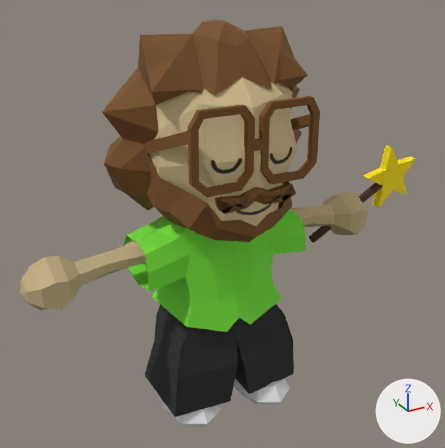
The glTF model public/3Dboy/perso_rigge.glb as it was, and as the next commit left it.
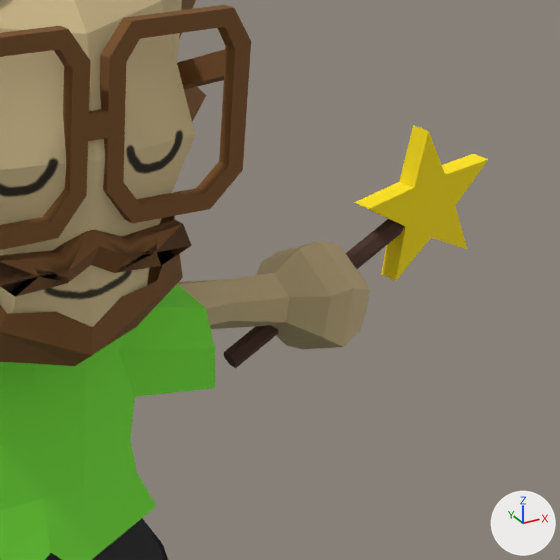
Each version appears first whole from a 50 mm camera at (-0.636, -1.204, 1.094) aimed at (0.043, 0.031, 0.477), and next in a close-up on the part from 49% to 100% of the width and 21% to 72% of the height. Lighting does not change. The marker at lower right points along +X, +Y and +Z. The older version's two pictures come first.

Before the edit, the objects in view are built like this:
```python
me_cylinder_003 = bpy.data.meshes.new('Cylinder.003')
me_cylinder_003.from_pydata(...)  # a 6-sided cylinder along z spanning x -0.01..0.01, y -0.011..0.011, z -0.12..0.12
me_cylinder_003.materials.append(mat_rest_mat)
me_et_001 = bpy.data.meshes.new('Et.001')
me_et_001.from_pydata(...)  # 22 vertices, 40 faces; spans x -0.0428..0.0428, y 0.0..0.014, z -0.0364..0.045
me_et_001.materials.append(mat_rest_mat_002)  # picture img_rest_skin
me_moustache = bpy.data.meshes.new('MOUSTACHE')
me_moustache.from_pydata(...)  # 42 vertices, 111 faces; spans x -0.094..0.095, y -0.202..-0.177, z 0.607..0.654
me_moustache.materials.append(mat_rest_mat)
ob_baton = bpy.data.objects.new('Baton', me_cylinder_003)
ob_baton.location = (0.405, -0.008, 0.453)
ob_baton.rotation_euler = (0.0, 1.082, 0.0)  # degrees (0, 62, 0)
ob_baton.scale = (1.0, 1.0, 1.06)
ob_etoile = bpy.data.objects.new('Etoile', me_et_001)
ob_etoile.location = (0.549, -0.02, 0.529)
ob_etoile.rotation_euler = (0.0, 1.082, 0.0)  # degrees (0, 62, 0)
ob_etoile.scale = (2.02, 1.72, 2.02)
ob_moustache = bpy.data.objects.new('MOUSTACHE', me_moustache)
ob_moustache.location = (0.0, 0.0, 0.0)
# also in view: 'PANT' at (0.0, -0.034, 0.202); 'HEAD' at (0.0, -0.019, 0.703); 'BODY' at (0.0, -0.016, 0.302); 'CHEMISE' at (0.0, -0.016, 0.409); 'BARBE' at (0.0, -0.095, 0.618)
```
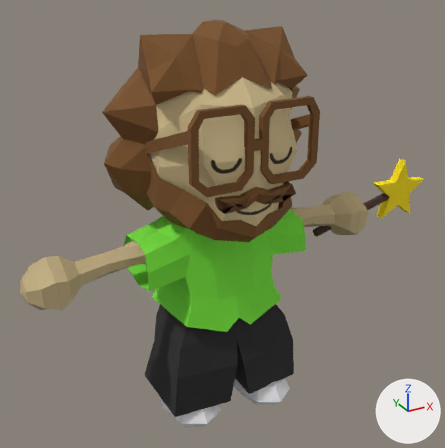
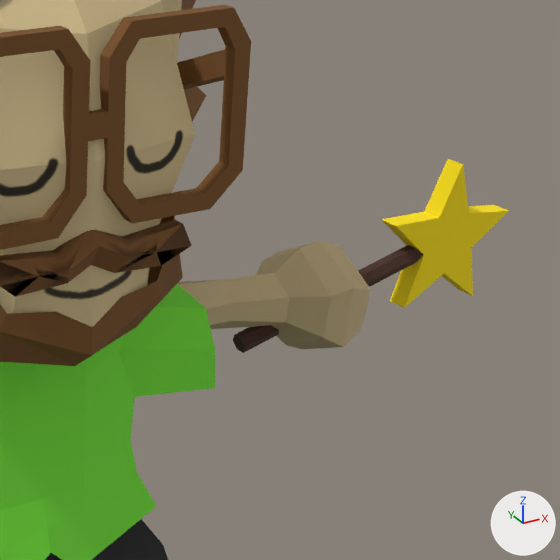
Boxes [x1, y1, x2, y2] around the edits, measured in the close-ups (560 x 560 px):
'Etoile', moved, turned: before [354, 125, 489, 281]; after [381, 159, 509, 308]
'Baton', moved, turned: before [224, 219, 405, 368]; after [233, 245, 423, 353]

Edits to the bpy script that builds the scene:
```text
Change ob_baton:
    ob_baton.location: (0.405, -0.008, 0.453) -> (0.427, -0.008, 0.442)
    ob_baton.rotation_euler: (0.0, 1.082, 0.0) -> (0.0, 1.324, 0.0)  # degrees (0, 62, 0) -> degrees (0, 76, 0)
Change ob_etoile:
    ob_etoile.location: (0.549, -0.02, 0.529) -> (0.585, -0.02, 0.481)
    ob_etoile.rotation_euler: (0.0, 1.082, 0.0) -> (0.0, 1.324, 0.0)  # degrees (0, 62, 0) -> degrees (0, 76, 0)
```
